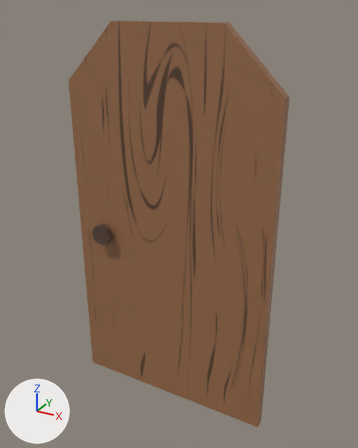
Renders of the FBX model IMD4006TermProject/Assets/Visual Assets/Models/door.fbx from each side of a commit.
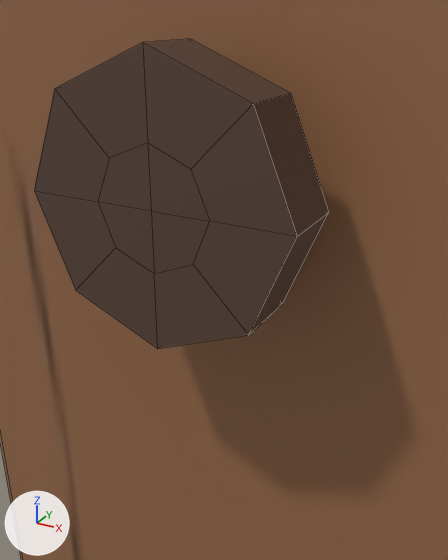
Old and new are each drawn whole from a camera (50 mm lens) standing at (2.655, -4.589, 4.78) and looking at (0.079, 0.094, 2.439) and again close up from a camera (50 mm lens) standing at (-0.579, -0.592, 2.342) and looking at (-0.872, -0.061, 2.076). The lights are fixed; the arrows at lower left show +X, +Y and +Z. The close-ups show mesh edges as thin lines. Where no turn or scale is listed for an object, it has been applied to the vertices.

In view in the first close-up: 'geo_door'.
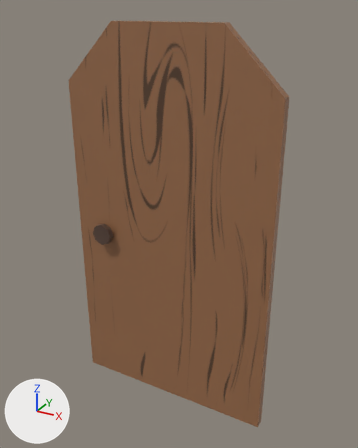
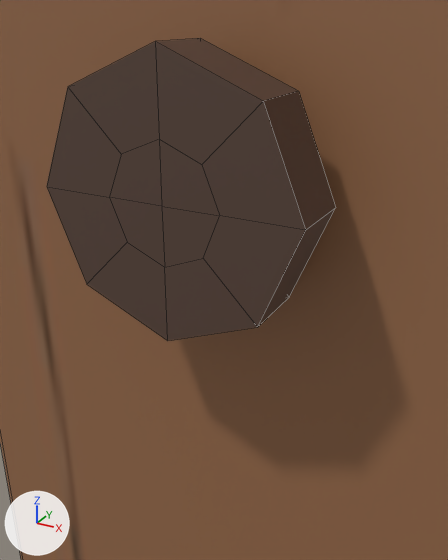
Where the newer file only moved an object's origin or applied its transform, the numbers keep the older frame.

Location of each change, (x1, y1, x2, y2) in pixels of the close-ups (448 x 560 px; the box of a moved part takes in the faces that stretch with it):
part 1 of me_mesh, moved or reshaped (not visible afterwards): before (34, 39, 329, 348)
part 2 of me_mesh, added (brown): after (47, 38, 336, 341)

The edits, one by one:
me_mesh has 126 vertices, 124 faces and spans x -2.56..0.0, y -0.12..0.12, z -0.01..4.63.
me_mesh is used by ob_geo_door; location (1.278, -0.06, 0.006).
me_mesh part 1: the loose piece of 42 vertices spanning x -2.29..-2.02, y -0.12..0.0, z 2.05..2.31 is turned 180 degrees about the z axis through its middle, then moved by (0.0, 0.23, 0.0).
me_mesh part 2: the loose piece of 42 vertices spanning x -2.29..-2.02, y -0.12..0.0, z 2.05..2.31 is copied, and the copy is moved by (0.0, 0.02, 0.0); it spans x -2.29..-2.02, y -0.1..0.01, z 2.05..2.31.
